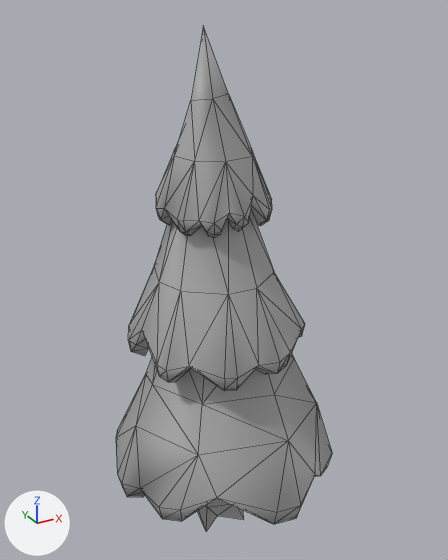
An edit to the FBX model Assets/Outsource Packages/Cartoon low poly tree/Meshes/LODs/SM_Tree_11_LOD_02.fbx, drawn before and after from the same camera.
Both versions are drawn from a camera (50 mm lens) standing at (-13.9, -25.5, 27.1) and looking at (0.3, 0.3, 14.1). Arrows for +X, +Y and +Z are at lower left; the lights stay in place. Mesh edges are drawn as thin lines. Where no turn or scale is listed for an object, it has been applied to the vertices.

Names of what the first picture shows: 'tree11_LOD_02'.
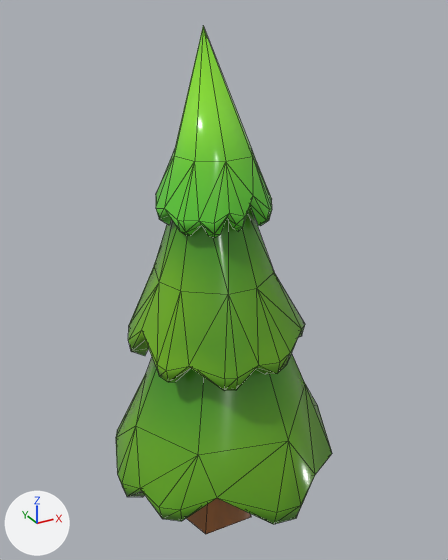
What differs and where, as boxes (x1, y1, x2, y2) in the pictures (448 x 560 px):
'tree11_LOD_02', reshaped
    before: (116, 27, 332, 531)
    after: (116, 27, 332, 534)
part 1 of me_mesh, rebuilt
    before: (197, 498, 244, 531)
    after: (186, 498, 251, 534)
part 2 of me_mesh, cut back
    before: (128, 330, 332, 477)
    after: (128, 330, 332, 474)
part 3 of me_mesh, cut back
    both: (156, 27, 253, 236)
part 4 of me_mesh, recoloured (grey to green)
    both: (116, 149, 315, 524)

The edits, one by one:
Picture 'tree_DefaultMaterial_BaseColor 1.png' (img_tree_defaultmaterial_basecolor_1_png) is new.
Material 'texture' (mat_texture) is new.
Its texture is img_tree_defaultmaterial_basecolor_1_png.
Its roughness is 0.2.
me_mesh is used by ob_tree11_lod_02; location (0.0, 0.0, 0.0).
me_mesh had 303 vertices, 484 faces and spanned x -6.2..6.2, y -6.3..6.1, z -0.3..26.4.
me_mesh now has 245 vertices, 370 faces and spans x -6.2..6.2, y -6.3..6.1, z -0.4..26.4.
me_mesh part 1: the loose piece of 25 vertices spanning x -2.9..2.3, y -1.8..2.8, z -0.3..6.6 is rebuilt with 10 vertices and now spans x -2.8..2.0, y -1.9..2.7, z -0.4..6.7, in mat_texture (picture img_tree_defaultmaterial_basecolor_1_png).
Part 2, on me_mesh:
32 vertices are removed from x -4.7..6.0, y -5.1..6.0, z 2.8..11.7.
114 faces are deleted.
1 vertex is added at (4.7, -1.4, 7.4).
53 new faces join them.
Part 3, on me_mesh:
12 vertices are removed from x -3.1..0.2, y -2.6..2.6, z 17.9..23.6.
53 faces are deleted.
29 new faces join them.
me_mesh part 4: 283 faces spanning x -6.2..5.8, y -6.3..6.1, z 2.4..20.9 switch from mat_standardsurface1 (grey #aaaaaa) to mat_texture (picture img_tree_defaultmaterial_basecolor_1_png).
